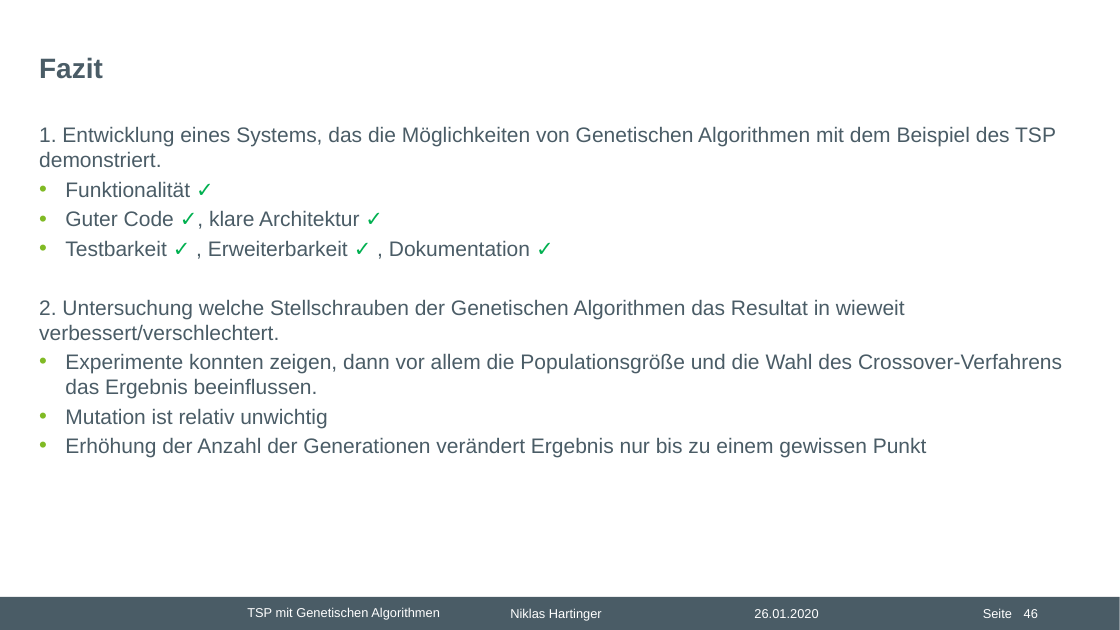
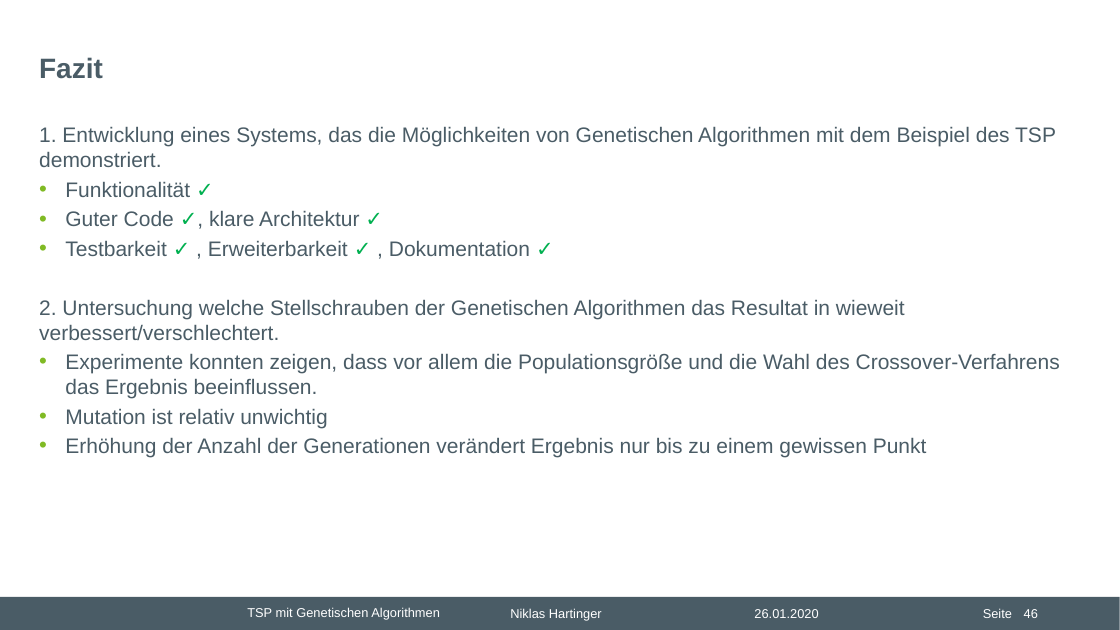
Before and after one commit to nhrt/Genetic-Algorithms, a slide deck: slide 46 of Projektvortrag/Präsentation Projektvortrag.pptx. Drawn at 1120x630 pixels with LibreOffice and Linux fonts; fonts in the diff are those of the drawing; background and template pictures are left out. Boxes give left, top, right and bottom in pixels: in the first picture for what was removed or moved away, otherwise in the second. Text is boxed around its words. In the diff, an @@ line names an element or a change of style, - is before the commit and + after.

```diff
--- a/Projektvortrag/Präsentation Projektvortrag.pptx
+++ b/Projektvortrag/Präsentation Projektvortrag.pptx
@@ text at box(65, 354, 1060, 399): text changed @@
-• Experimente konnten zeigen, dann vor allem die Populationsgröße und die Wahl des Crossover-Verfahrens das Ergebnis beeinflussen.
+• Experimente konnten zeigen, dass vor allem die Populationsgröße und die Wahl des Crossover-Verfahrens das Ergebnis beeinflussen.
```
Also in this commit, not shown: 18 other slides changed, 15 other files.
